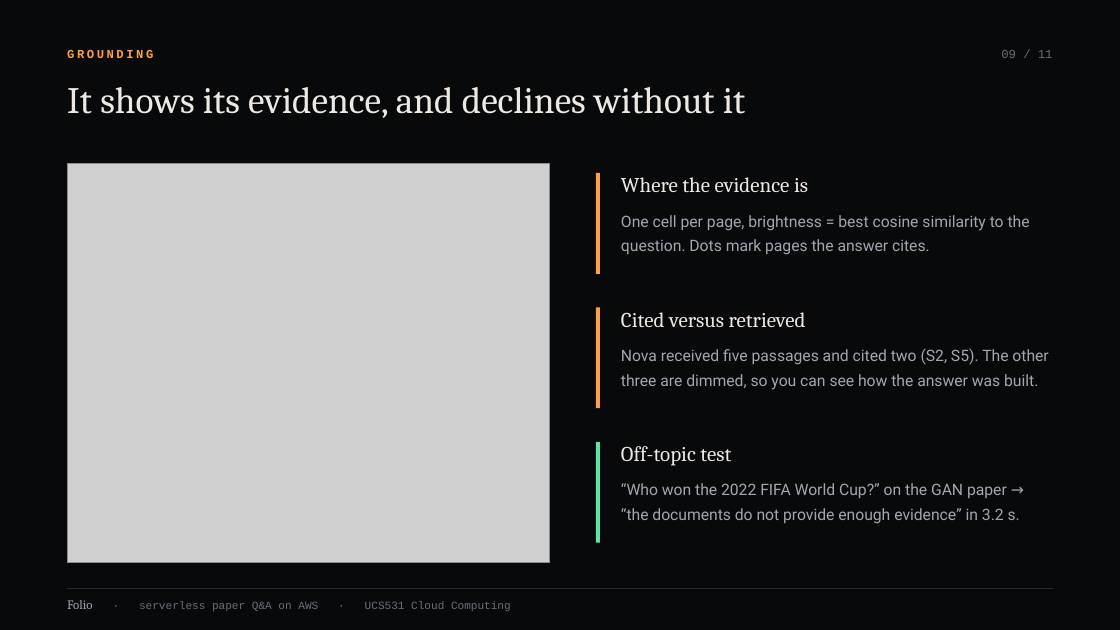
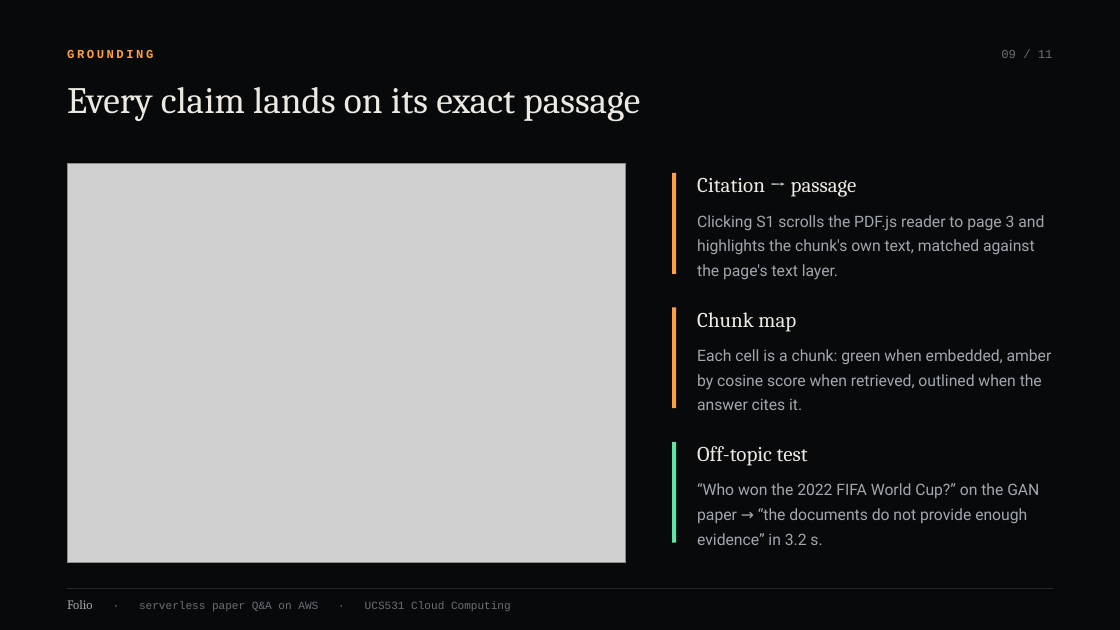
Before and after one commit to aryanorastar/UCS531-Cloud-Computing-Project, a slide deck: slide 9 of presentation/UCS531_Lab_Evaluation.pptx. Drawn at 1120x630 pixels with LibreOffice and Linux fonts; fonts in the diff are those of the drawing; grey boxes stand for pictures; background and template pictures are left out. Boxes give left, top, right and bottom in pixels: in the first picture for what was removed or moved away, otherwise in the second. Text is boxed around its words. In the diff, an @@ line names an element or a change of style, - is before the commit and + after.

```diff
--- a/presentation/UCS531_Lab_Evaluation.pptx
+++ b/presentation/UCS531_Lab_Evaluation.pptx
@@ text at [67,87,640,121]: text changed @@
-It shows its evidence, and declines without it
+Every claim lands on its exact passage
@@ picture: place and size @@
-picture at [67,164,549,563]
+picture at [67,164,626,563]
@@ text at [697,178,857,197]: text changed @@
-Where the evidence is
+Citation → passage
@@ text at [697,215,1044,280]: text changed @@
-One cell per page, brightness = best cosine similarity to the question. Dots mark pages the answer cites.
+Clicking S1 scrolls the PDF.js reader to page 3 and highlights the chunk's own text, matched against the page's text layer.
@@ text at [697,312,796,332]: text changed @@
-Cited versus retrieved
+Chunk map
@@ text at [697,349,1052,410]: text changed @@
-Nova received five passages and cited two (S2, S5). The other three are dimmed, so you can see how the answer was built.
+Each cell is a chunk: green when embedded, amber by cosine score when retrieved, outlined when the answer cites it.
@@ 3 rectangles: place and size @@
-3 rectangles at [596,173,600,543]
+3 rectangles at [672,173,676,543]
@@ text "Off-topic test": place and size @@
-text "Off-topic test" at [621,446,731,466]
+text "Off-topic test" at [697,446,808,466]
@@ text "“Who won the 2022 FIFA ..." rewrapped from [621,483,1020,523] to [697,483,1039,545] @@
```
Also in this commit, not shown: 5 other slides changed, 18 other files.
